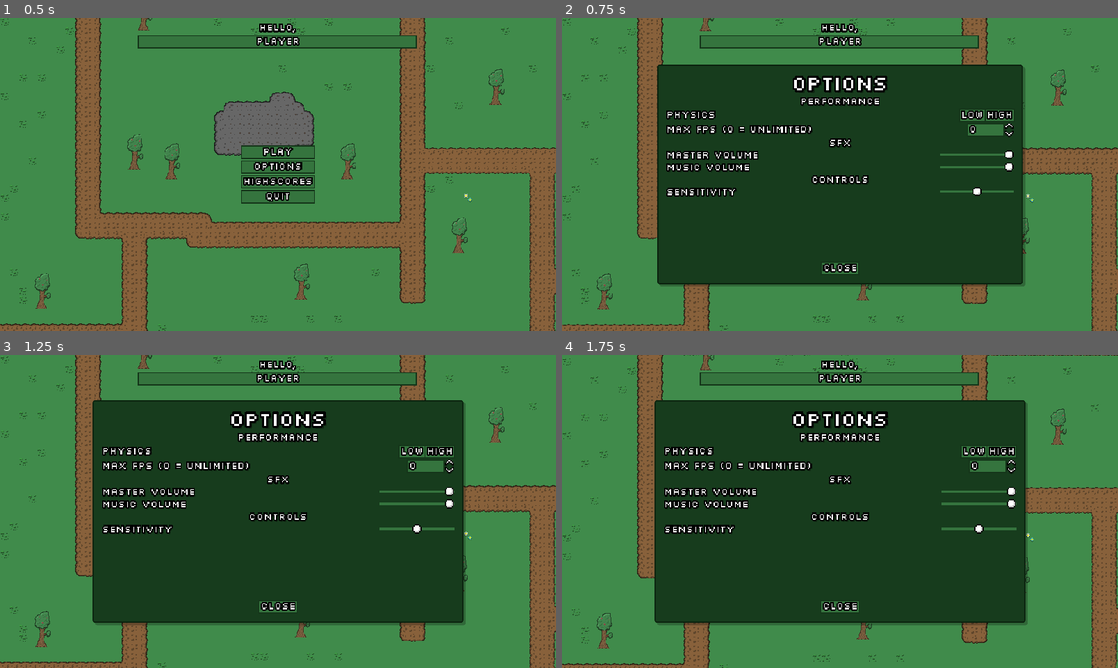
Above: before the commit, frames 1-4 (two rows, left to right).
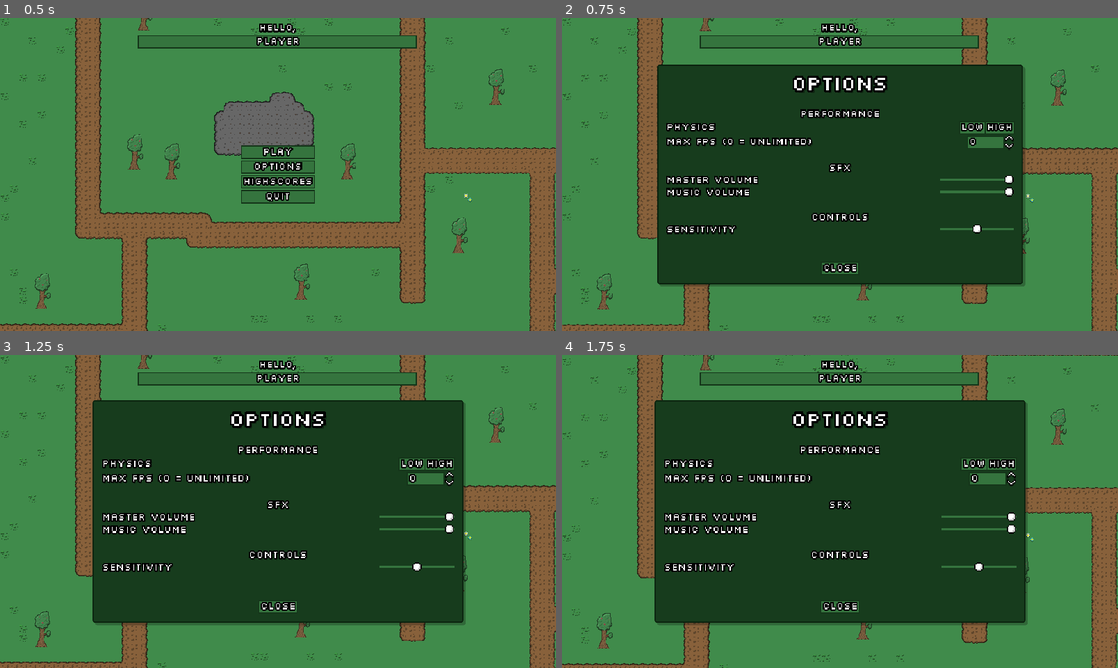
Above: after the commit, the same moments.

Repository: veprogames/top-down-incremental
Game: Godot game, scene res://main_menu/main_menu.tscn
The game is run twice, just before and just after one commit, with the same random seed, the same clock (stepped at 60 frames per second) and the same inputs.
Inputs:
- Up to frame 1 (0.5 s): no input
- Up to frame 2 (0.75 s): click "Options" at 0.5 s
- Up to frame 3 (1.25 s): no input
- Up to frame 4 (1.75 s): click "Play" at 1.25 s

Frame 1 is identical in both runs. In frame 2, 5.9% of the frame differs, in the area x 18-82%, y 25-70%; in frame 3, 6.1%, in the area x 18-82%, y 24-70%; in frame 4, 6.1%.

Commit message:
tweak options and pause menu layout

Diff:
--- a/level/ui/pause_menu.tscn
+++ b/level/ui/pause_menu.tscn
@@ -30,6 +30,7 @@
 
 [node name="VBoxContainer" type="VBoxContainer" parent="MarginContainer"]
 layout_mode = 2
+alignment = 1
 
 [node name="Label" type="Label" parent="MarginContainer/VBoxContainer"]
 layout_mode = 2
@@ -37,27 +38,22 @@
 text = "Paused"
 horizontal_alignment = 1
 
-[node name="Spacer" type="Control" parent="MarginContainer/VBoxContainer"]
-layout_mode = 2
-size_flags_vertical = 3
-mouse_filter = 2
-
-[node name="HBoxContainer" type="HBoxContainer" parent="MarginContainer/VBoxContainer"]
+[node name="VBoxContainer" type="VBoxContainer" parent="MarginContainer/VBoxContainer"]
 layout_mode = 2
 alignment = 1
 
-[node name="ButtonContinue" type="Button" parent="MarginContainer/VBoxContainer/HBoxContainer"]
+[node name="ButtonContinue" type="Button" parent="MarginContainer/VBoxContainer/VBoxContainer"]
 layout_mode = 2
 text = "Continue"
 
-[node name="ButtonMainMenu" type="Button" parent="MarginContainer/VBoxContainer/HBoxContainer"]
+[node name="ButtonOptions" type="Button" parent="MarginContainer/VBoxContainer/VBoxContainer"]
+layout_mode = 2
+text = "Options"
+
+[node name="ButtonMainMenu" type="Button" parent="MarginContainer/VBoxContainer/VBoxContainer"]
 layout_mode = 2
 text = "Main Menu"
 
-[node name="ButtonOptions" type="Button" parent="MarginContainer/VBoxContainer/HBoxContainer"]
-layout_mode = 2
-text = "Options"
-
-[connection signal="pressed" from="MarginContainer/VBoxContainer/HBoxContainer/ButtonContinue" to="." method="_on_button_continue_pressed"]
-[connection signal="pressed" from="MarginContainer/VBoxContainer/HBoxContainer/ButtonMainMenu" to="." method="_on_button_main_menu_pressed"]
-[connection signal="pressed" from="MarginContainer/VBoxContainer/HBoxContainer/ButtonOptions" to="." method="_on_button_options_pressed"]
+[connection signal="pressed" from="MarginContainer/VBoxContainer/VBoxContainer/ButtonContinue" to="." method="_on_button_continue_pressed"]
+[connection signal="pressed" from="MarginContainer/VBoxContainer/VBoxContainer/ButtonOptions" to="." method="_on_button_options_pressed"]
+[connection signal="pressed" from="MarginContainer/VBoxContainer/VBoxContainer/ButtonMainMenu" to="." method="_on_button_main_menu_pressed"]
--- a/ui/options_menu.tscn
+++ b/ui/options_menu.tscn
@@ -38,6 +38,7 @@
 
 [node name="Label2" type="Label" parent="MarginContainer/VBoxContainer"]
 layout_mode = 2
+size_flags_vertical = 10
 text = "Performance"
 horizontal_alignment = 1
 
@@ -79,6 +80,7 @@
 
 [node name="Label3" type="Label" parent="MarginContainer/VBoxContainer"]
 layout_mode = 2
+size_flags_vertical = 10
 text = "SFX"
 horizontal_alignment = 1
 
@@ -122,6 +124,7 @@
 
 [node name="Label4" type="Label" parent="MarginContainer/VBoxContainer"]
 layout_mode = 2
+size_flags_vertical = 10
 text = "Controls"
 horizontal_alignment = 1
 
